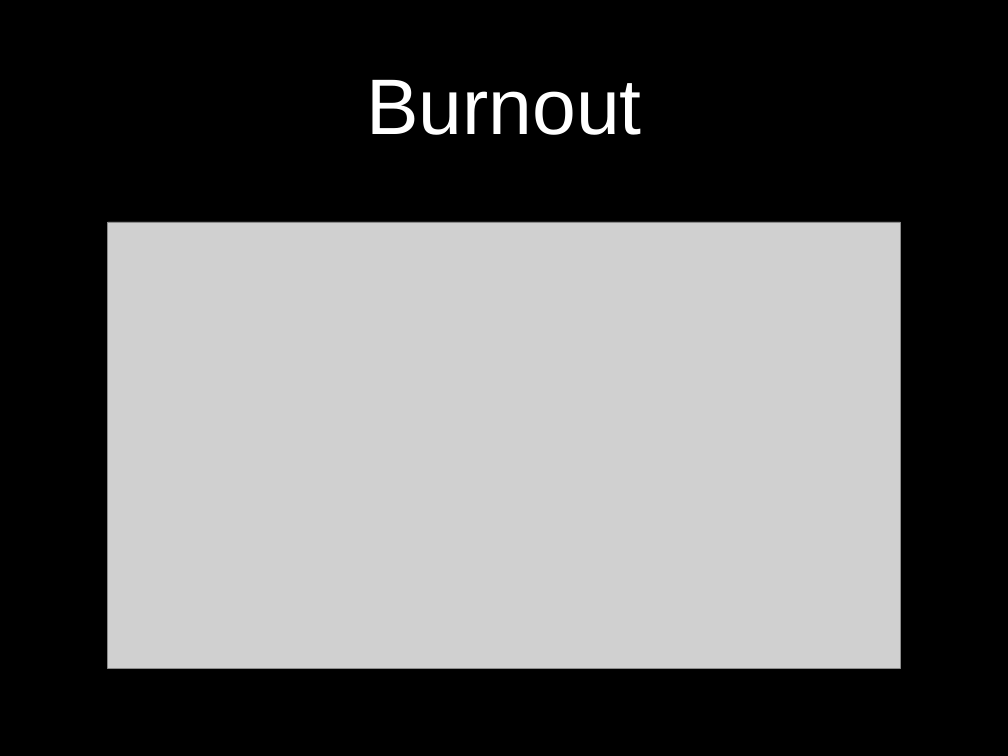
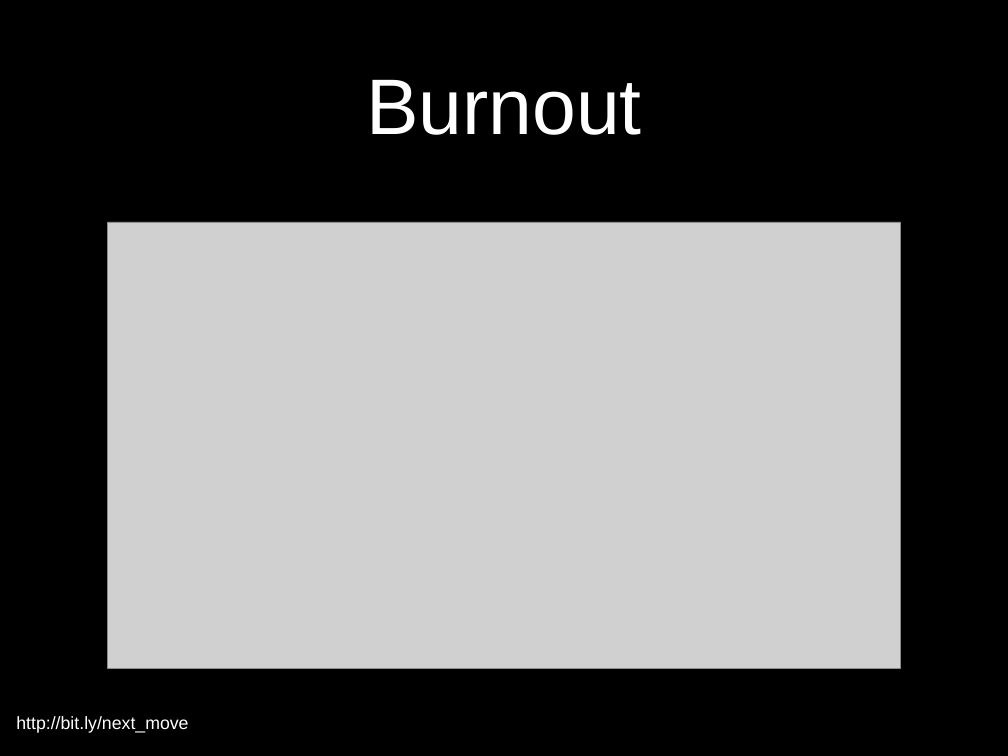
Before and after one commit to digitalbias/digitalbias.github.io, a slide deck: slide 25 of files/next_move.pptx. Drawn at 1008x756 pixels with LibreOffice and Linux fonts; fonts in the diff are those of the drawing; grey boxes stand for pictures; background and template pictures are left out. Boxes give left, top, right and bottom in pixels: in the first picture for what was removed or moved away, otherwise in the second. Text is boxed around its words. In the diff, an @@ line names an element or a change of style, - is before the commit and + after.

Commit message:
references added to keynote for next move

```diff
--- a/files/next_move.pptx
+++ b/files/next_move.pptx
@@ text added at box(16, 716, 188, 733), 18 pt, text #FFFFFF @@
+http://bit.ly/next_move
```
Also in this commit, not shown: 25 other slides changed, 2 slides added, 1 slide removed, 1 other file.
